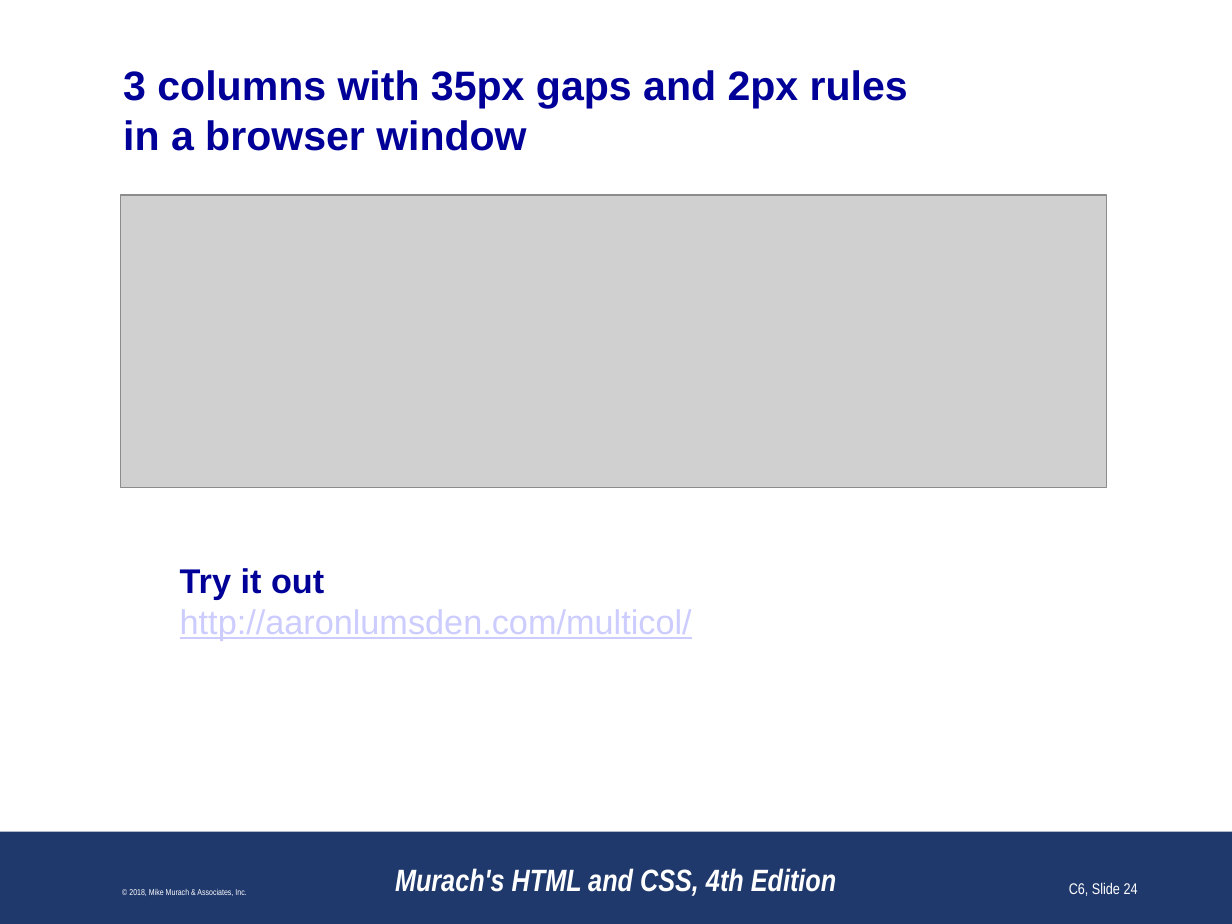
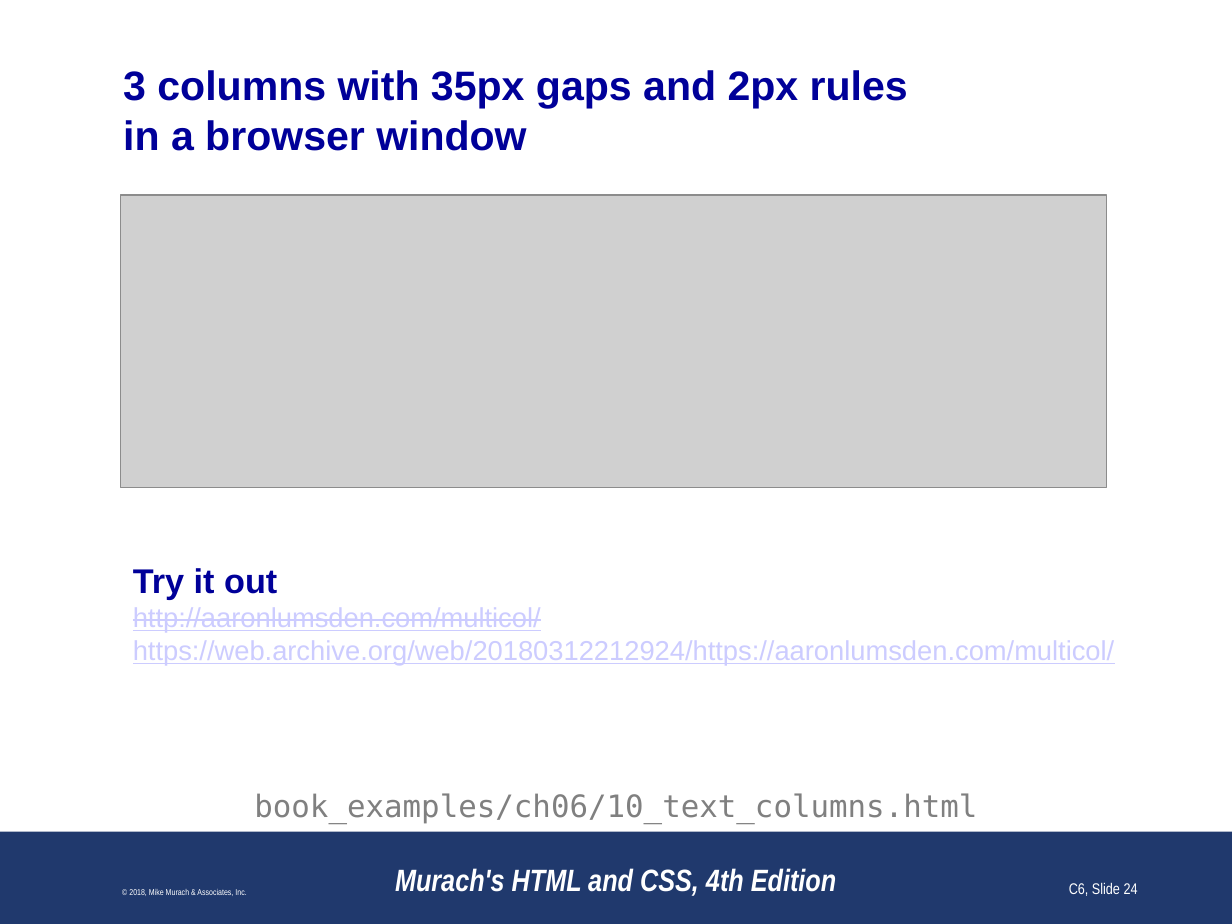
Before and after one commit to paulsmithkc/awd1000_base_lab_and_homework, a slide deck: slide 24 of murach_html_4e/slides/Chapter 6 slides (Revised).pptx. Drawn at 1232x924 pixels with LibreOffice and Linux fonts; fonts in the diff are those of the drawing; grey boxes stand for pictures; background and template pictures are left out. Boxes give left, top, right and bottom in pixels: in the first picture for what was removed or moved away, otherwise in the second. Text is boxed around its words. In the diff, an @@ line names an element or a change of style, - is before the commit and + after.

```diff
--- a/murach_html_4e/slides/Chapter 6 slides (Revised).pptx
+++ b/murach_html_4e/slides/Chapter 6 slides (Revised).pptx
@@ text at bbox=[133, 568, 541, 632]: size 20 to 16 pt, strikethrough on in "http://aaronlumsden.com/multicol/"; indent changed @@
@@ text at bbox=[133, 640, 1114, 665]: paragraph added @@
+https://web.archive.org/web/20180312212924/https://aaronlumsden.com/multicol/
@@ text added at bbox=[254, 793, 977, 824], 18 pt, text #808080 @@
+book_examples/ch06/10_text_columns.html
```
Also in this commit, not shown: 26 other slides changed, 1 slide added, 3 slides removed.
